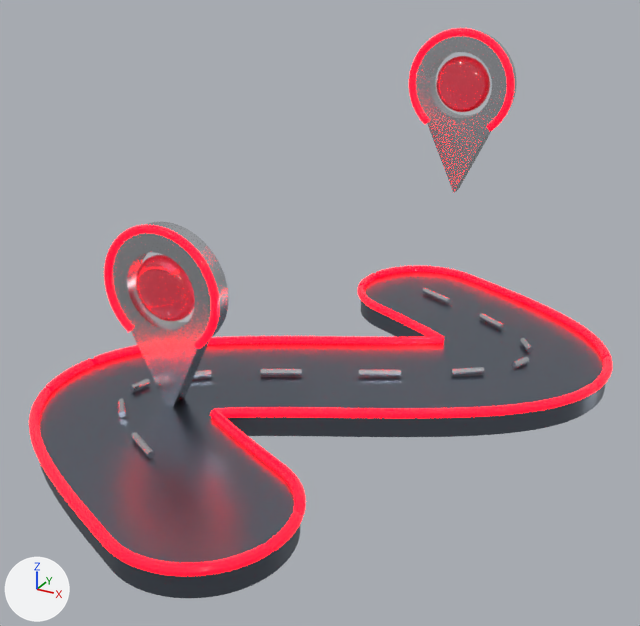
Before and after pictures for a commit that changed the glTF model site/data-journey/assets/glass/models/26-roadmap.glb.
Rendered twice from a 50 mm lens placed at (1.46, -2.81, 1.07), pointed at (0.0, -0.14, -0.27). The axes (+X, +Y, +Z) are drawn at lower left. The lights are the same throughout. The older version comes first. Where no turn or scale is listed for an object, it has been applied to the vertices. Vertices at exactly the same position are counted once.

Names of what the first picture shows: 'BC dark brushed metal', 'BC neon red glass edge', 'BC ruby optical glass', 'BC satin silver metal'.
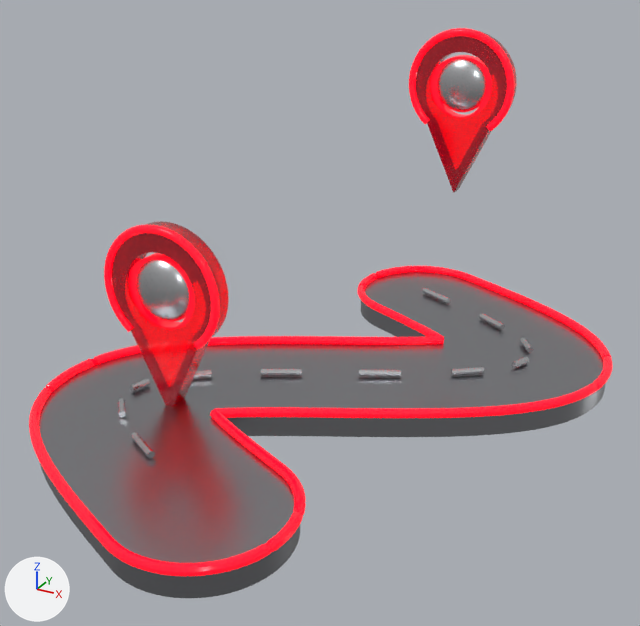
Where the change shows, as pixel boxes (x1, y1, x2, y2) in the pictures (640 x 626 px; the box of a moved part takes in the faces that stretch with it):
'BC dark brushed metal', recoloured
    both: (39, 272, 606, 598)
'BC ruby optical glass', recoloured
    both: (112, 30, 517, 407)
part 1 of me_bc_neon_red_glass_edge, added
    after: (129, 253, 195, 329)
part 2 of me_bc_neon_red_glass_edge, added
    after: (431, 55, 492, 118)
part 3 of me_bc_neon_red_glass_edge, recoloured
    both: (29, 29, 613, 576)
part 4 of me_bc_satin_silver_metal, added
    after: (136, 260, 189, 321)
part 5 of me_bc_satin_silver_metal, added
    after: (437, 59, 486, 112)
part 6 of me_bc_satin_silver_metal, deleted
    before: (112, 221, 228, 407)
part 7 of me_bc_satin_silver_metal, deleted
    before: (416, 30, 517, 193)
part 8 of me_bc_satin_silver_metal, recoloured
    both: (118, 288, 533, 459)
part 9 of me_bc_ruby_optical_glass, moved or reshaped
    before: (136, 255, 195, 321)
    after: (112, 221, 228, 407)
part 10 of me_bc_ruby_optical_glass, moved or reshaped
    before: (436, 56, 490, 112)
    after: (416, 30, 517, 193)

Edits to the bpy script that builds the scene:
```text
Change mat_bc_ruby_optical_glass:
    mat_bc_ruby_optical_glass.base_color: (1.0, 0.122, 0.188) -> (0.549, 0.00784, 0.0275)  # red #ff6278 -> red #c4162e
Add mat_bc_satin_iron:
    mat_bc_satin_iron = principled_material('BC satin iron')
    mat_bc_satin_iron.base_color = (0.639, 0.651, 0.671)  # light grey #d1d3d6
    mat_bc_satin_iron.metallic = 1.0
    mat_bc_satin_iron.roughness = 0.26
Add mat_bc_internal_ruby_light:
    mat_bc_internal_ruby_light = principled_material('BC internal ruby light')
    mat_bc_internal_ruby_light.base_color = (0.8, 0.00392, 0.0235)  # red #e70d2a
    mat_bc_internal_ruby_light.roughness = 0.16
    mat_bc_internal_ruby_light.emission_color = (1.0, 0.001, 0.012)  # red #ff031d
    mat_bc_internal_ruby_light.emission_strength = 1.15
Change me_bc_dark_brushed_metal:
    where me_bc_dark_brushed_metal.from_pydata(...)  # 536 vertices, 1068 faces; spans x -0.94..0.95, y -1.36..1.21, z -0.39..-0.3
    remove me_bc_dark_brushed_metal.materials.append(mat_bc_dark_brushed_metal)  # grey #78818e
    add me_bc_dark_brushed_metal.materials.append(mat_bc_brushed_iron)  # grey #a6a7ac
Change me_bc_neon_red_glass_edge:
    remove me_bc_neon_red_glass_edge.from_pydata(...)  # 3864 vertices, 7720 faces; spans x -0.96..0.96, y -1.38..1.23, z -0.31..0.98
    add me_bc_neon_red_glass_edge.from_pydata(...)  # 4572 vertices, 9136 faces; spans x -0.96..0.96, y -1.38..1.23, z -0.31..0.98
    me_bc_neon_red_glass_edge part 1: a new loose piece of 354 vertices spanning x -0.61..-0.28, y -0.59..-0.52, z -0.22..0.29, in mat_bc_internal_ruby_light (red #e70d2a, glowing red #ff031d)
    me_bc_neon_red_glass_edge part 2: a new loose piece of 354 vertices spanning x 0.03..0.33, y 0.66..0.72, z 0.4..0.87, in mat_bc_internal_ruby_light (red #e70d2a, glowing red #ff031d)
    me_bc_neon_red_glass_edge part 3: 7720 faces spanning x -0.96..0.96, y -1.38..1.23, z -0.31..0.98 switch from mat_bc_neon_red_glass_edge (red #ff1c35, glowing red #ff0218) to mat_bc_internal_ruby_light (red #e70d2a, glowing red #ff031d)
Change me_bc_satin_silver_metal:
    remove me_bc_satin_silver_metal.from_pydata(...)  # 928 vertices, 1812 faces; spans x -0.68..0.65, y -0.92..0.91, z -0.34..0.97
    add me_bc_satin_silver_metal.from_pydata(...)  # 1568 vertices, 3084 faces; spans x -0.64..0.65, y -0.92..0.91, z -0.3..0.87
    me_bc_satin_silver_metal part 4: a new loose piece of 674 vertices spanning x -0.57..-0.32, y -0.62..-0.49, z 0.04..0.29, in mat_bc_satin_iron (light grey #d1d3d6)
    me_bc_satin_silver_metal part 5: a new loose piece of 674 vertices spanning x 0.06..0.29, y 0.63..0.75, z 0.64..0.87, in mat_bc_satin_iron (light grey #d1d3d6)
    me_bc_satin_silver_metal part 6: 354 vertices removed from x -0.68..-0.2, y -0.6..-0.51, z -0.34..0.4
    me_bc_satin_silver_metal part 7: 354 vertices removed from x -0.04..0.39, y 0.65..0.73, z 0.3..0.97
    me_bc_satin_silver_metal part 8: 396 faces spanning x -0.64..0.65, y -0.92..0.91, z -0.3..-0.27 switch from mat_bc_satin_silver_metal (light grey #d6dadf) to mat_bc_satin_iron (light grey #d1d3d6)
Change me_bc_ruby_optical_glass:
    remove me_bc_ruby_optical_glass.from_pydata(...)  # 1348 vertices, 2688 faces; spans x -0.567..0.291, y -0.622..0.749, z 0.041..0.868
    add me_bc_ruby_optical_glass.from_pydata(...)  # 708 vertices, 1416 faces; spans x -0.68..0.393, y -0.599..0.733, z -0.335..0.97
    me_bc_ruby_optical_glass part 9: 674 vertices removed from x -0.567..-0.317, y -0.622..-0.49, z 0.041..0.29; 354 vertices added at x -0.68..-0.205, y -0.599..-0.507, z -0.335..0.402
    me_bc_ruby_optical_glass part 10: 674 vertices removed from x 0.064..0.291, y 0.628..0.749, z 0.642..0.868; 354 vertices added at x -0.038..0.393, y 0.649..0.733, z 0.3..0.97
```
